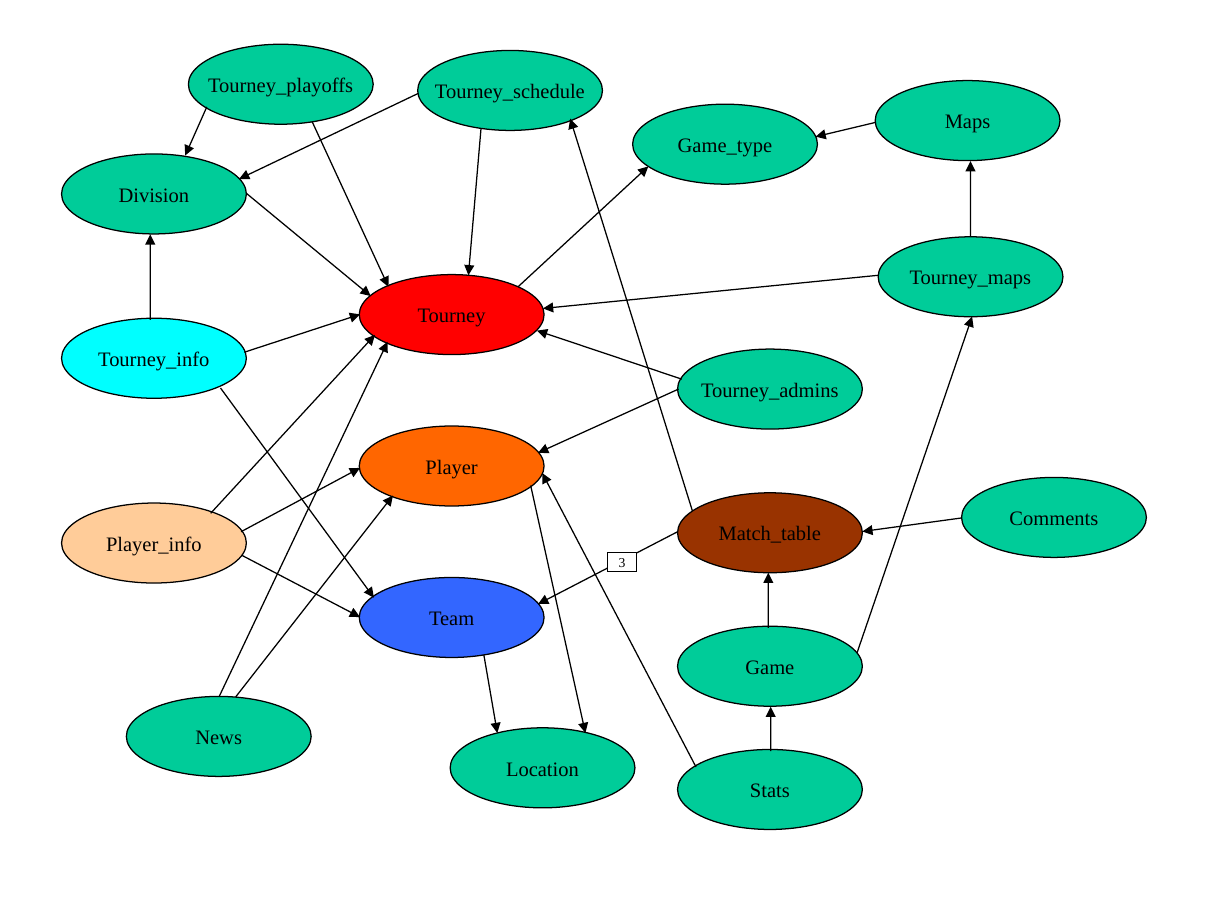
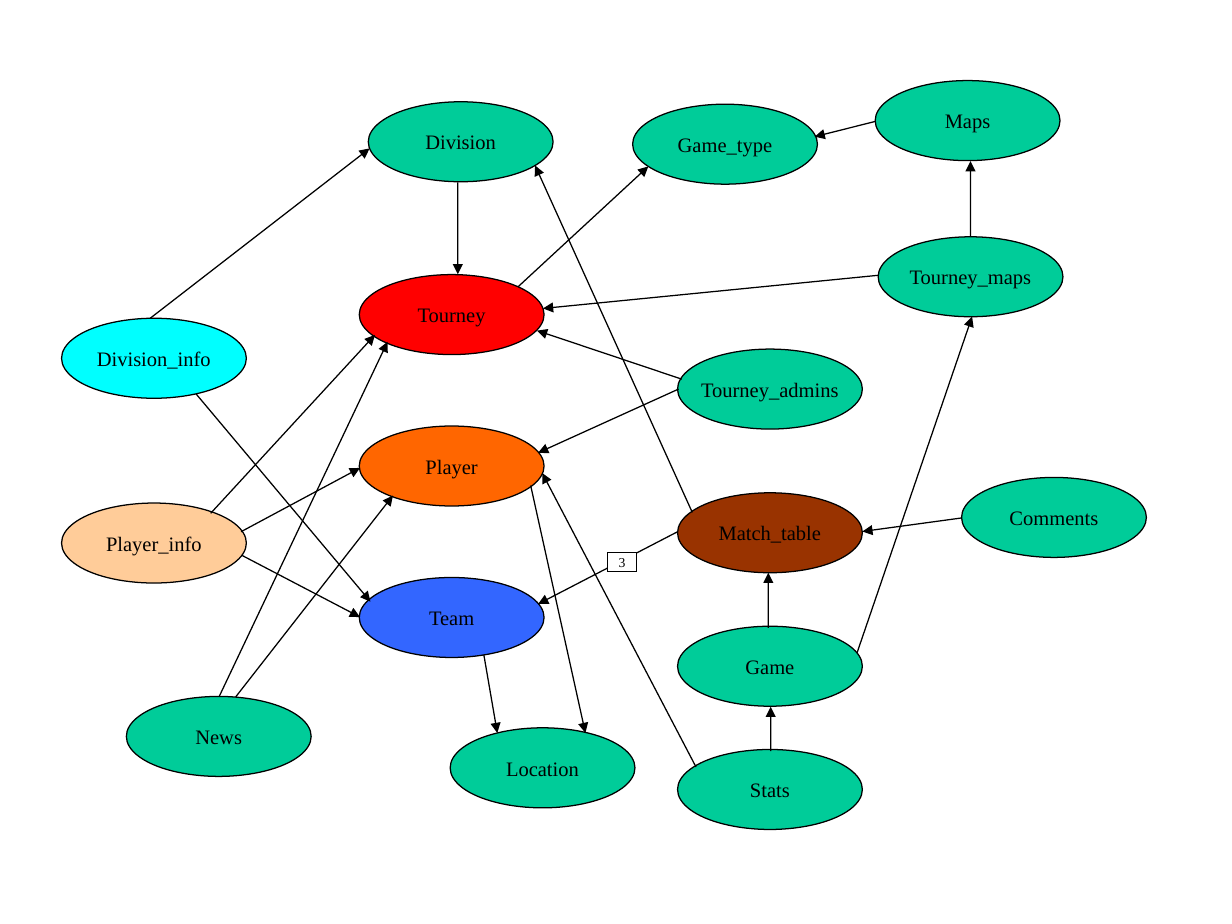
Before and after one commit to agrondalski/qwus, a slide deck: slide 1 of TournamentSystem/docs/tourney.ppt. Drawn at 1232x924 pixels with LibreOffice and Linux fonts; fonts in the diff are those of the drawing. Boxes give left, top, right and bottom in pixels: in the first picture for what was removed or moved away, otherwise in the second. Text is boxed around its words. In the diff, an @@ line names an element or a change of style, - is before the commit and + after.

```diff
--- a/TournamentSystem/docs/tourney.ppt
+++ b/TournamentSystem/docs/tourney.ppt
@@ ellipse removed at (x1=188, y1=44, x2=373, y2=124) @@
-Tourney_playoffs
@@ ellipse removed at (x1=418, y1=51, x2=602, y2=131) @@
-Tourney_schedule
@@ arrow removed from (207, 107) to (185, 155) @@
@@ arrow removed from (418, 94) to (239, 179) @@
@@ ellipse "Division" moved from (x1=62, y1=154, x2=246, y2=234) to (x1=368, y1=102, x2=553, y2=182) @@
@@ arrow moved from (246, 193) - (371, 296) to (150, 318) - (370, 148) @@
@@ arrow removed from (312, 122) to (388, 287) @@
@@ arrow moved from (692, 511) - (570, 118) to (692, 513) - (535, 165) @@
@@ arrow moved from (480, 128) - (468, 275) to (458, 182) - (458, 275) @@
@@ arrow removed from (150, 320) to (150, 234) @@
@@ arrow removed from (244, 352) to (360, 314) @@
@@ text in ellipse at (x1=97, y1=351, x2=211, y2=369): text changed @@
-Tourney_info
+Division_info
@@ arrow moved from (221, 388) - (373, 598) to (196, 394) - (371, 601) @@
```
